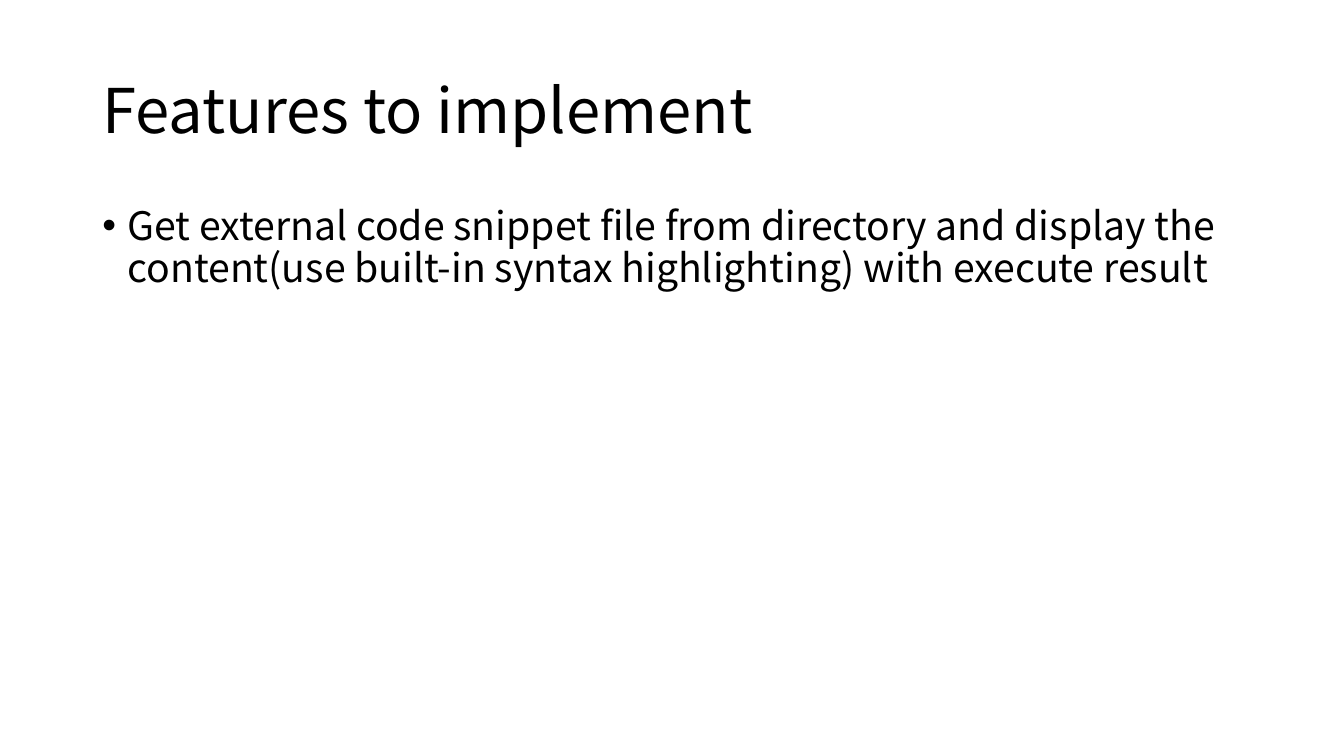
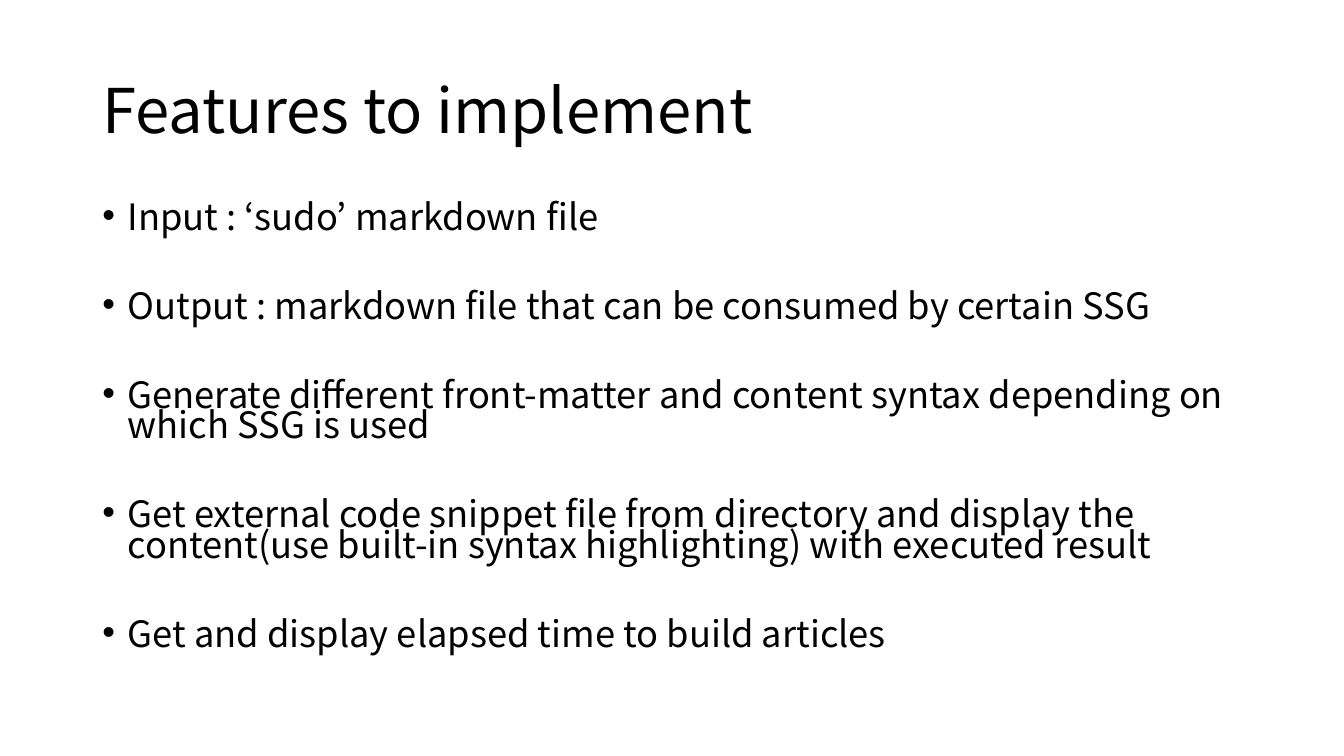
Before and after one commit to hatchling13/rmdprep, a slide deck: slide 8 of layout.pptx (slide 9 before the commit). Drawn at 1344x756 pixels with LibreOffice and Linux fonts; fonts in the diff are those of the drawing. Boxes give left, top, right and bottom in pixels: in the first picture for what was removed or moved away, otherwise in the second. Text is boxed around its words. In the diff, an @@ line names an element or a change of style, - is before the commit and + after.

```diff
--- a/layout.pptx
+++ b/layout.pptx
@@ text at (128, 200, 1223, 656): text changed; size 28 to 25.9 pt @@
-• Get external code snippet file from directory and display the content(use built-in syntax highlighting) with execute result
+• Input : ‘sudo’ markdown file
+• Output : markdown file that can be consumed by certain SSG
+• Generate different front-matter and content syntax depending on which SSG is used
+• Get external code snippet file from directory and display the content(use built-in syntax highlighting) with executed result
+• Get and display elapsed time to build articles
```
Also in this commit, not shown: 2 other slides changed, 2 slides added.
